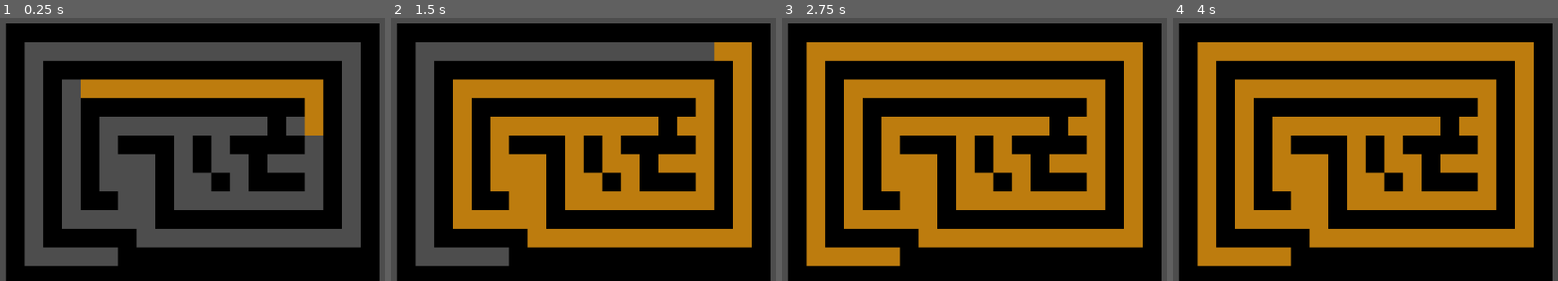
Above: before the commit, frames 1-4 (left to right).
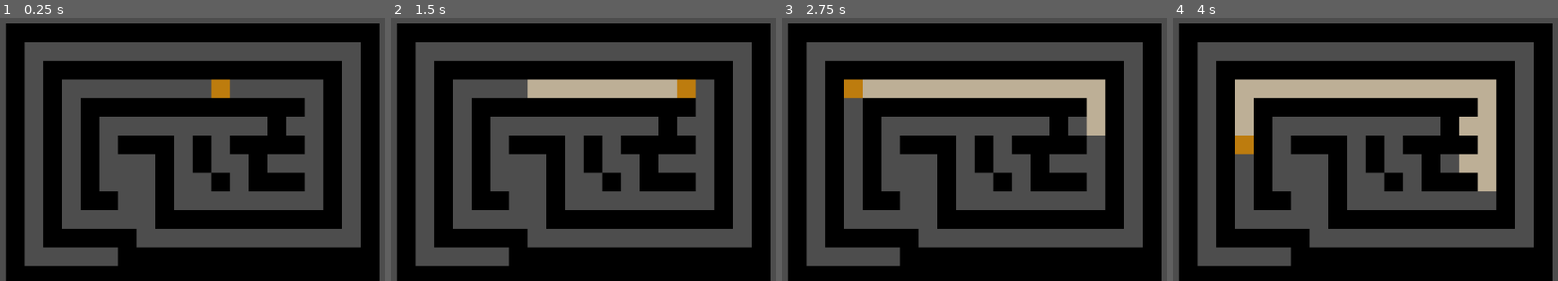
Above: after the commit, the same moments.

Repository: viywolf/ugabs
Game: Godot game, scene res://scenes/main.tscn
The game is run twice, just before and just after one commit, with the same random seed, the same clock (stepped at 60 frames per second) and the same inputs.
Inputs (mouse positions are in pixels of both pictures, inside the frame that each line leads up to):
- Up to frame 1 (0.25 s): no input
- Up to frame 2 (1.5 s): tap Enter at 0.5 s; move the mouse to (760, 60) at 0.52 s; hold Right 0.53-1.28 s; tap Alt at 0.6 s; click (760, 60) at 0.67 s; move the mouse to (460, 99) at 1.27 s; hold Down from 1.28 s (still down); tap Shift at 1.35 s
- Up to frame 3 (2.75 s): move the mouse to (outside the picture) at 2.02 s; release Down at 2.03 s; hold Right from 2.03 s (still down); tap Alt at 2.1 s
- Up to frame 4 (4 s): move the mouse to (1350, 160) at 2.77 s; release Right at 2.78 s; hold Up 2.78-3.53 s; tap Shift at 2.85 s; click (1350, 160) at 2.92 s; move the mouse to (outside the picture) at 3.52 s; hold Left from 3.53 s (still down); tap Alt at 3.6 s

The runs differ from the first frame. In frame 1, 4.9% of the frame differs, in the area x 20-85%, y 23-45%; in frame 2, 31%; in frame 3, 42%; in frame 4, 42%, in the area x 6-94%, y 9-95%.

Commit message:
Made only the active cell saturated-s

Diff:
--- a/scenes/main.gd
+++ b/scenes/main.gd
@@ -23,7 +23,8 @@
 ]
 
 var queue : Array = []
-var cur_cell
+var cur_cell = null
+var prev_cell = null
 var visited_cells : Dictionary
 
 var time_per_tick : float = 0.5
@@ -40,10 +41,13 @@
 		queue.push_back(cell)
 		visited_cells[cell] = true
 
-	#Engine.physics_ticks_per_second = 1
+	Engine.physics_ticks_per_second = 6
 
 func _physics_process(delta: float) -> void:
 	if(queue.is_empty() == false):
+		# Makes it so only the active cell is saturated
+		if(prev_cell != null):
+			$TileMapLayer.set_cell(prev_cell, 0, colours_in_tileset[TilesetColour.DESATURATED_ORANGE])
 		# We can try make this more aggressive to keep it lower than 150 -v
 		var reset_threshold : int = 30
 		if(cur_index >= reset_threshold):
@@ -53,7 +57,7 @@
 			queue = new_queue
 			cur_index = 0
 		if(trigger_pointer_mode):
-			# To stop it from erroring when the array is of size one
+			# To stop it from erroring when the array is of size one -s
 			if(cur_index >= queue.size()):
 				queue.clear()
 				return
@@ -65,6 +69,7 @@
 			"""
 		$TileMapLayer.set_cell(cur_cell, 0, colours_in_tileset[TilesetColour.ORANGE])
 		add_to_queue(cur_cell)
+		prev_cell = cur_cell
 	else:
 		print("all done")
 
